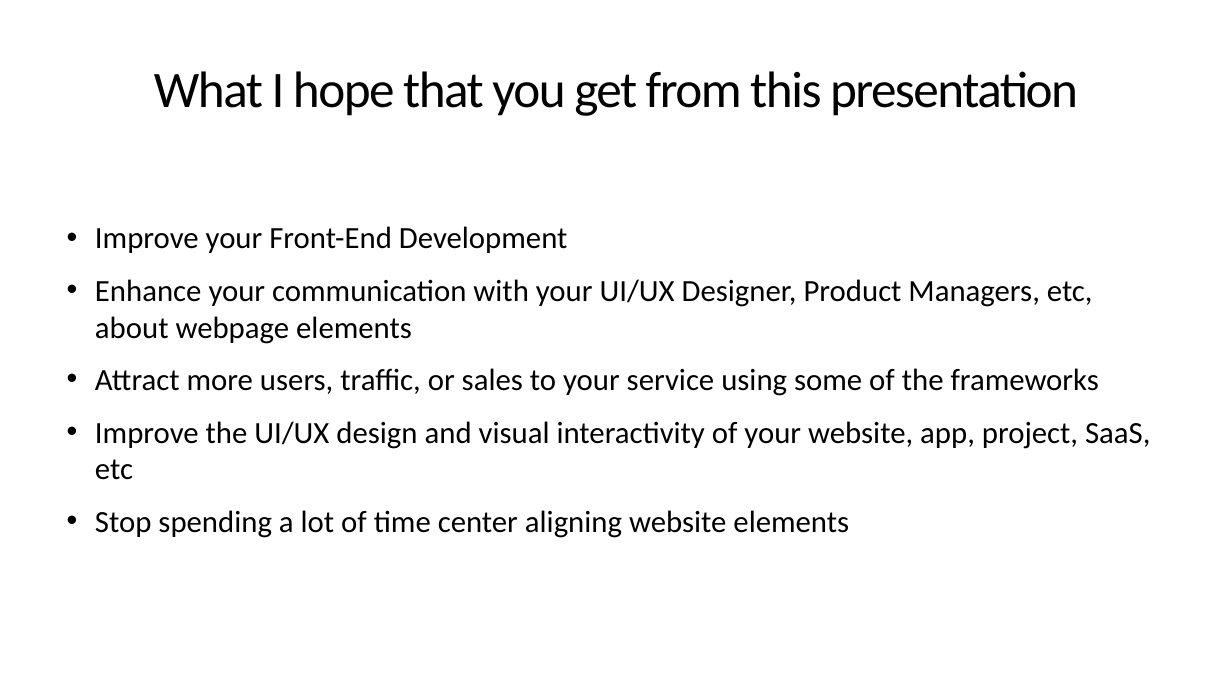
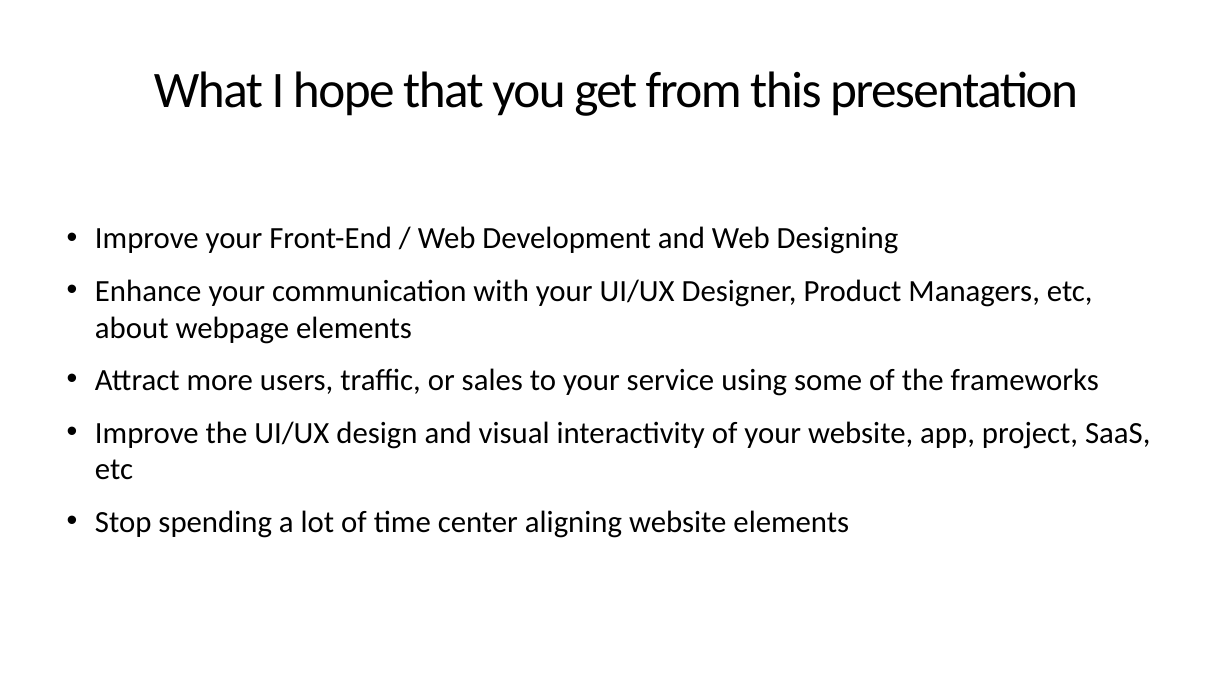
Before and after one commit to tjdev7/reactatx-css-frameworks-samples, a slide deck: slide 4 of presentationslide/CSS-Frameworks-ReactATX-Presentation.pptx. Drawn at 1232x693 pixels with LibreOffice and Linux fonts; fonts in the diff are those of the drawing. Boxes give left, top, right and bottom in pixels: in the first picture for what was removed or moved away, otherwise in the second. Text is boxed around its words. In the diff, an @@ line names an element or a change of style, - is before the commit and + after.

Commit message:
reactatx-css-frameworks-05
- Resolved some typos and missing links inside the presentation
- Removed test code from sample repo

```diff
--- a/presentationslide/CSS-Frameworks-ReactATX-Presentation.pptx
+++ b/presentationslide/CSS-Frameworks-ReactATX-Presentation.pptx
@@ text at <box>95,226,899,254</box>: text changed @@
-• Improve your Front-End Development
+• Improve your Front-End / Web Development and Web Designing
```
Also in this commit, not shown: 5 other slides changed, 9 other files.
